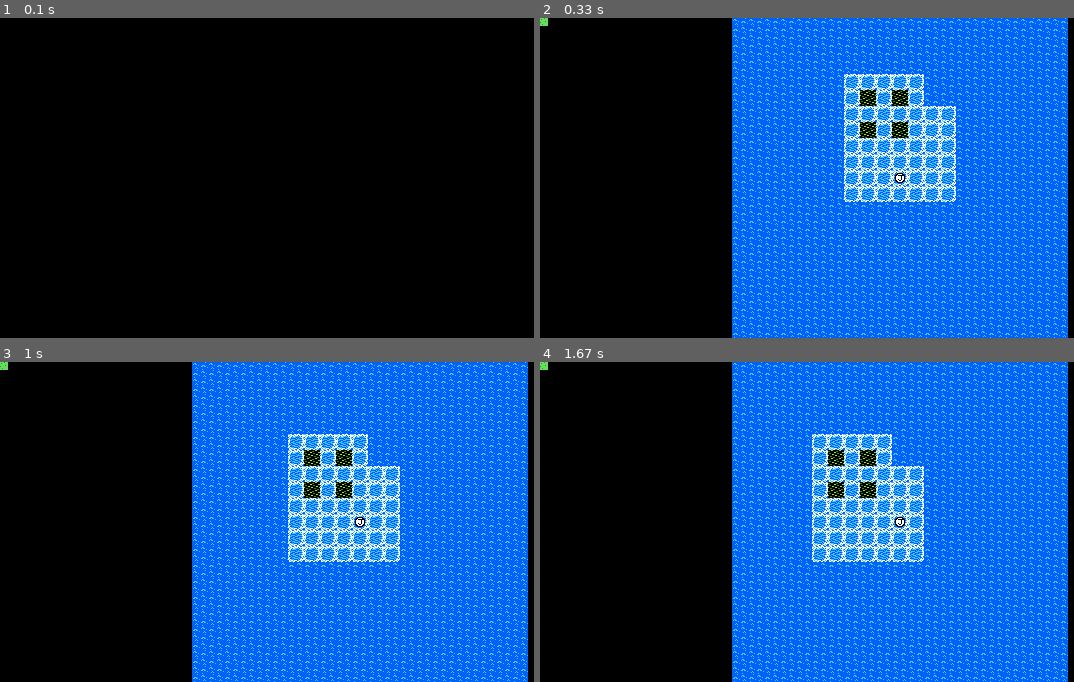
Above: before the commit, frames 1-4 (two rows, left to right).
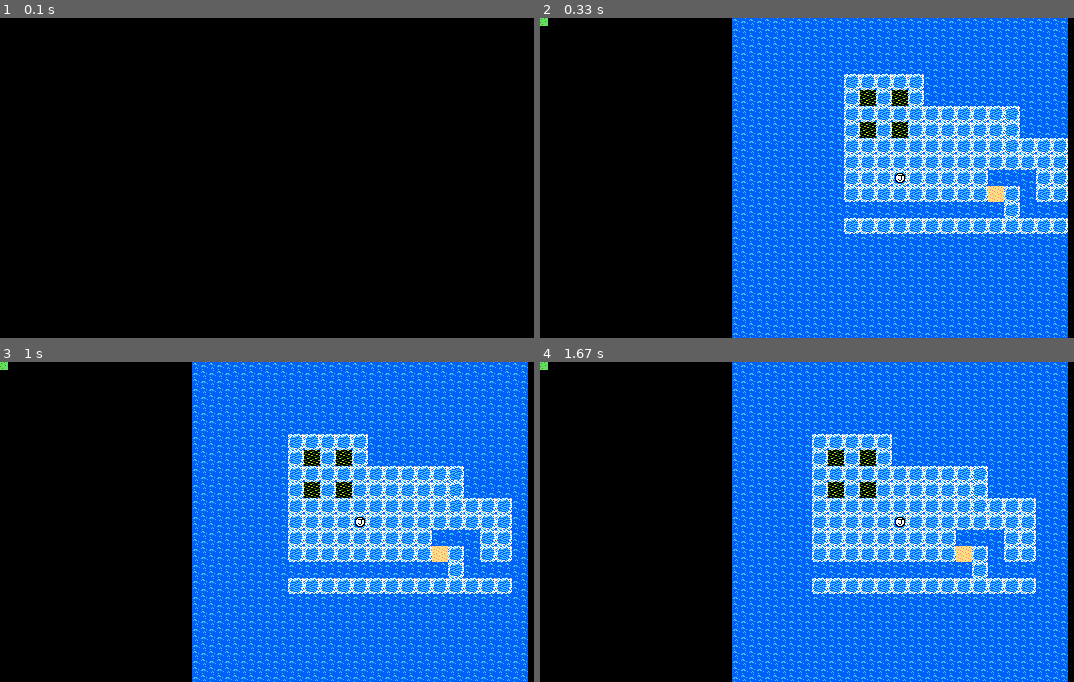
Above: after the commit, the same moments.

Repository: jimfinoc/Apple
Game: pygame game, started from e4_pygameboard_stand_alone.py
Two runs of this game, one before a commit and one after it. Both use one fixed random seed, a clock stepped at 60 frames per second and the inputs below. The source is Python 2; it was converted automatically to run under Python 3.
Inputs:
- Up to frame 1 (0.1 s): no input
- Up to frame 2 (0.33 s): no input
- Up to frame 3 (1 s): hold Right 0.33-0.8 s; hold Up from 0.83 s (still down)
- Up to frame 4 (1.67 s): release Up at 1.13 s; hold Right 1.17-1.63 s

Frame 1 is identical in both runs. In frame 2, 4.8% of the frame differs, in the area x 56-99%, y 27-68%; in frame 3, 4.8%; in frame 4, 4.8%.

Commit message:
client has power

Diff:
--- a/e4_pygameboard.py
+++ b/e4_pygameboard.py
@@ -137,8 +137,9 @@
             # print "don't send to the server"
             pass
         else:
-            print "send to client"
-            print each
+            print "send to client",
+            print each,
+            print CLIENT_PORT
             sock.sendto(compressed_send_data, (each, CLIENT_PORT))
     print "done sending to clients"
     print ""
@@ -157,6 +158,9 @@
 
     # print "sending client uncompressed unpickled data", data
     send_data = pickle.dumps(data)
+    print "my_command", my_command
+    if my_command:
+        my_command.pop(my_command.keys()[0])
     # print "send_data", send_data
     compressed_send_data = bz2.compress(send_data)
     # print "compressed_send_data",compressed_send_data
@@ -176,6 +180,7 @@
         socket = self.request[1]
         uncompressed_received_data = bz2.decompress(received_data)
         unpickled_uncompressed_received_data = pickle.loads(uncompressed_received_data)
+        data = unpickled_uncompressed_received_data
         # print "received", unpickled_uncompressed_received_data
         current_thread = threading.current_thread()
         # print("{}: client: {}, wrote: {}".format(current_thread.name, self.client_address, received_data))
@@ -190,15 +195,44 @@
                 # visitor = str(self.client_address[0])+","+str(self.client_address[1])
                 # print "ipaddress is", self.client_address[0]
                 # print "visitor", visitor
-
-                characters[self.client_address[0]] = unpickled_uncompressed_received_data["client_character"]
+                characters[self.client_address[0]] = data["client_character"]
                 characters[self.client_address[0]]["time"] = timer
+                # print "data",
+                # print data
+                # print ""
+                command = data["client_command"]
+                # print "command",
+                # print command
+                if command:
+                    if "delete" in command.keys():
+                        try:
+                            location_removal = command["delete"]
+                            position = (str(location_removal[0])+","+str(location_removal[1]),)
+                            del world[location_removal]
+                            c.execute("DELETE FROM map WHERE coordinates=?", position)
+                            conn.commit()
+                        except:
+                            print "error in command delete"
+                    if "set_tile" in command.keys():
+                        try:
+                            set_to = command["set_tile"]["value"]
+                            location_set = command["set_tile"]["location"]
+                            position = (str(location_set[0])+","+str(location_set[1]),)
+                            world[location_set] = set_to
+                            terrain = (set_to,)
+                            c.execute("REPLACE INTO map VALUES (?,?)", (position[0],terrain[0],) )
+                            conn.commit()
+                        except:
+                            print "error in command set_tile"
+
                 # characters[visitor] = unpickled_uncompressed_received_data["client_character"]
                 # characters[visitor]["time"] = timer
                 # print "client_address", client_address[0]
-                CLIENT[client_address[0]] = timer
+                # CLIENT[client_address[0]] = timer
             except:
                 print "error with ThreadedUDPRequestHandler server role"
+                print self.client_address[0]
+                print self.client_address[1]
         if args.role == 'client':
             try:
                 world = unpickled_uncompressed_received_data['world']
@@ -254,12 +288,14 @@
         print "starting server server"
         print "Host", HOST
         print "Port", HOST_PORT
-        server = ThreadedUDPServer((HOST, HOST_PORT), ThreadedUDPRequestHandler)
+        # server = ThreadedUDPServer((HOST, HOST_PORT), ThreadedUDPRequestHandler)
+        server = ThreadedUDPServer(("", HOST_PORT), ThreadedUDPRequestHandler)
         print "server server should be started"
         PORT = HOST_PORT
     if args.role == 'client':
         print "starting client server"
-        server = ThreadedUDPServer((socket.gethostbyname(socket.gethostname()), CLIENT_PORT), ThreadedUDPRequestHandler)
+        # server = ThreadedUDPServer((socket.gethostbyname(socket.gethostname()), CLIENT_PORT), ThreadedUDPRequestHandler)
+        server = ThreadedUDPServer(("", CLIENT_PORT), ThreadedUDPRequestHandler)
         print "client server should be started"
         PORT = CLIENT_PORT
 
@@ -472,8 +508,15 @@
         if keys[pygame.K_d] and not prior_key_states[pygame.K_d]:
             position = (str(game_location[0])+","+str(game_location[1]),)
             # print position
-            # c.execute("DELETE FROM map WHERE coordinates=?", position)
-            my_command["delete"] = game_location
+            if args.role == "server":
+                try:
+                    c.execute("DELETE FROM map WHERE coordinates=?", position)
+                    conn.commit()
+                    del world[game_location]
+                except:
+                    pass
+            elif args.role == "client":
+                my_command["delete"] = game_location
 
             try:
                 pass
@@ -487,16 +530,23 @@
                 try:
                     world[game_location] -= 1
                 except:
-                    world[game_location] = 0
+                    world[game_location] = 2
             else:
                 try:
                     world[game_location] += 1
                 except:
-                    world[game_location] = 0
+                    world[game_location] = 2
             terrain = (world[game_location],)
             # print position
-            # c.execute("REPLACE INTO map VALUES (?,?)", (position[0],terrain[0],) )
-            # conn.commit()
+            if args.role == "server":
+                print "trying to modify"
+                c.execute("REPLACE INTO map VALUES (?,?)", (position[0],terrain[0],) )
+                conn.commit()
+            if args.role == "client":
+                my_command["set_tile"] = {}
+                my_command["set_tile"]["value"] = world[game_location]
+                my_command["set_tile"]["location"] = game_location
+
 
         xi = 0
         yi = 0
@@ -518,20 +568,20 @@
                 screen.blit(image, (center_x - 8+16 *  x, center_y-8+16 *  y))
 
         # drawing characters from server
-        print "characters",characters
+        # print "characters",characters
         remove_entry = False
         for each_key in characters:
             try:
-                print "one at a time"
-                print each_key
+                # print "one at a time"
+                print each_key,
                 print characters[each_key]
                 if ( args.role == "server" ) and ( characters[each_key]["time"] + 5 < time.time() ):
                     remove_entry = each_key
                 some_location = characters[each_key]["location"]
                 some_char_token = characters[each_key]["char_token"]
                 some_font_memory = characters[each_key]["char_initial"]
-                print "my location",game_location
-                print "some location",some_location
+                # print "my location",game_location
+                # print "some location",some_location
                 my_character_details["location"] = game_location
                 my_character_details["char_token"] = mycharacter_token
                 my_character_details["char_initial"] = mycharacter_initial
Binary file changed: dnd_game_4e.sqlite
